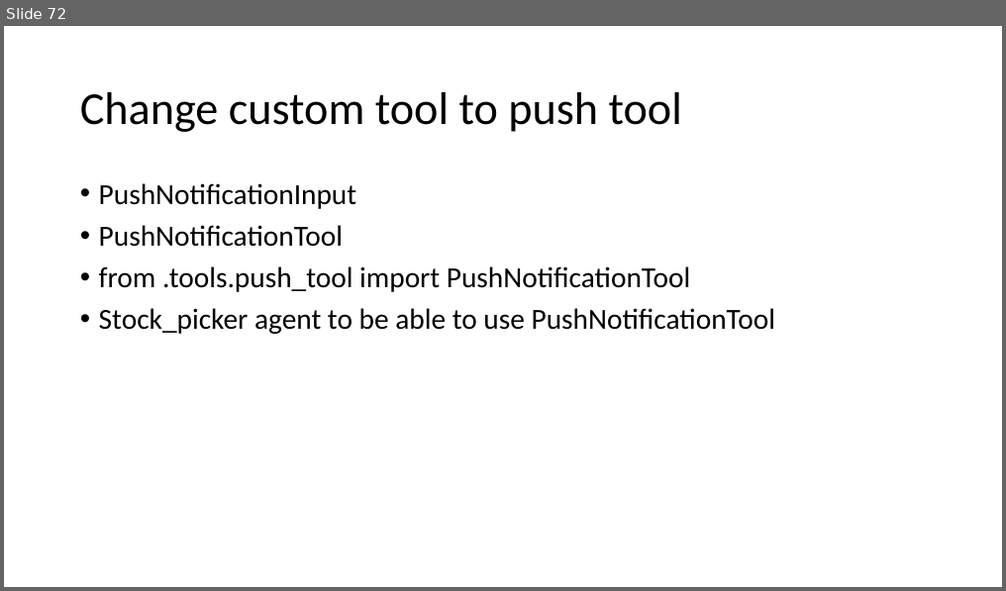
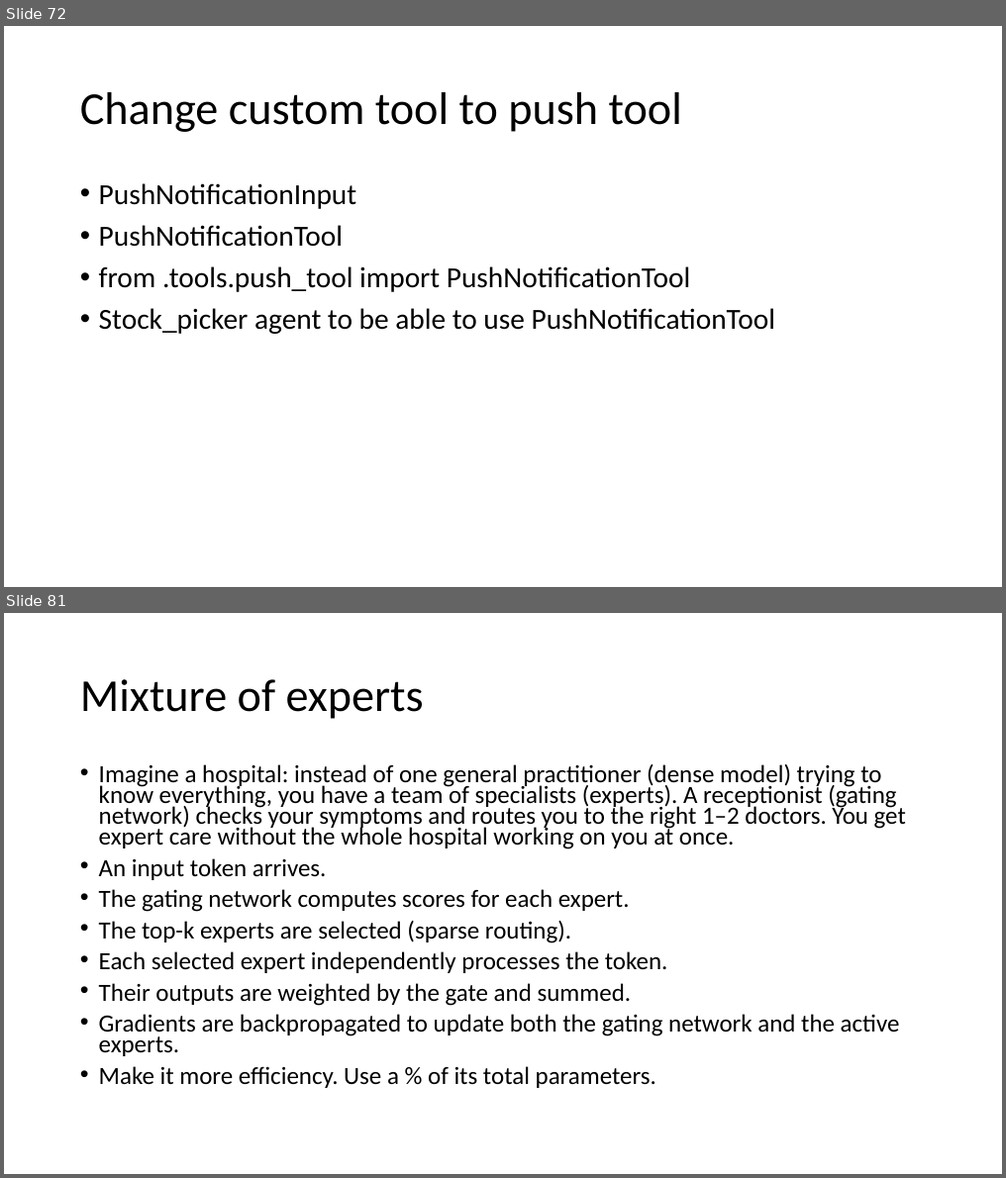
Before and after one commit to kindaichinisan/agents, a slide deck: wj_folder/AI Engineer Agentic Track.pptx. Shown one above the other, each under a label of ours: slide 72 before the commit, slides 72 and 81 after it; the slides between them are not shown. The pictures are 1006x591 and 1006x1178 pixels, drawn with LibreOffice and Linux fonts; fonts in the diff are those of the drawing. Boxes give left, top, right and bottom in pixels: in the first picture for what was removed or moved away, otherwise in the second. Text is boxed around its words. In the diff, an @@ line names an element or a change of style, - is before the commit and + after.

```diff
--- a/wj_folder/AI Engineer Agentic Track.pptx
+++ b/wj_folder/AI Engineer Agentic Track.pptx
@@ slide 81 added at <box>4,613,1002,1174</box>, background #FFFFFF @@
@@ title added at <box>80,679,424,719</box>, 44 pt, text #000000 @@
+Mixture of experts
@@ text added at <box>99,764,906,1088</box>, 23.8 pt, text #000000 @@
+• Imagine a hospital: instead of one general practitioner (dense model) trying to know everything, you have a team of specialists (experts). A receptionist (gating network) checks your symptoms and routes you to the right 1–2 doctors. You get expert care without the whole hospital working on you at once.
+• An input token arrives.
+• The gating network computes scores for each expert.
+• The top-k experts are selected (sparse routing).
+• Each selected expert independently processes the token.
+• Their outputs are weighted by the gate and summed.
+• Gradients are backpropagated to update both the gating network and the active experts.
+• Make it more efficiency. Use a % of its total parameters.
```
Also in this commit, not shown: 2 slides changed, 15 other slides added.
